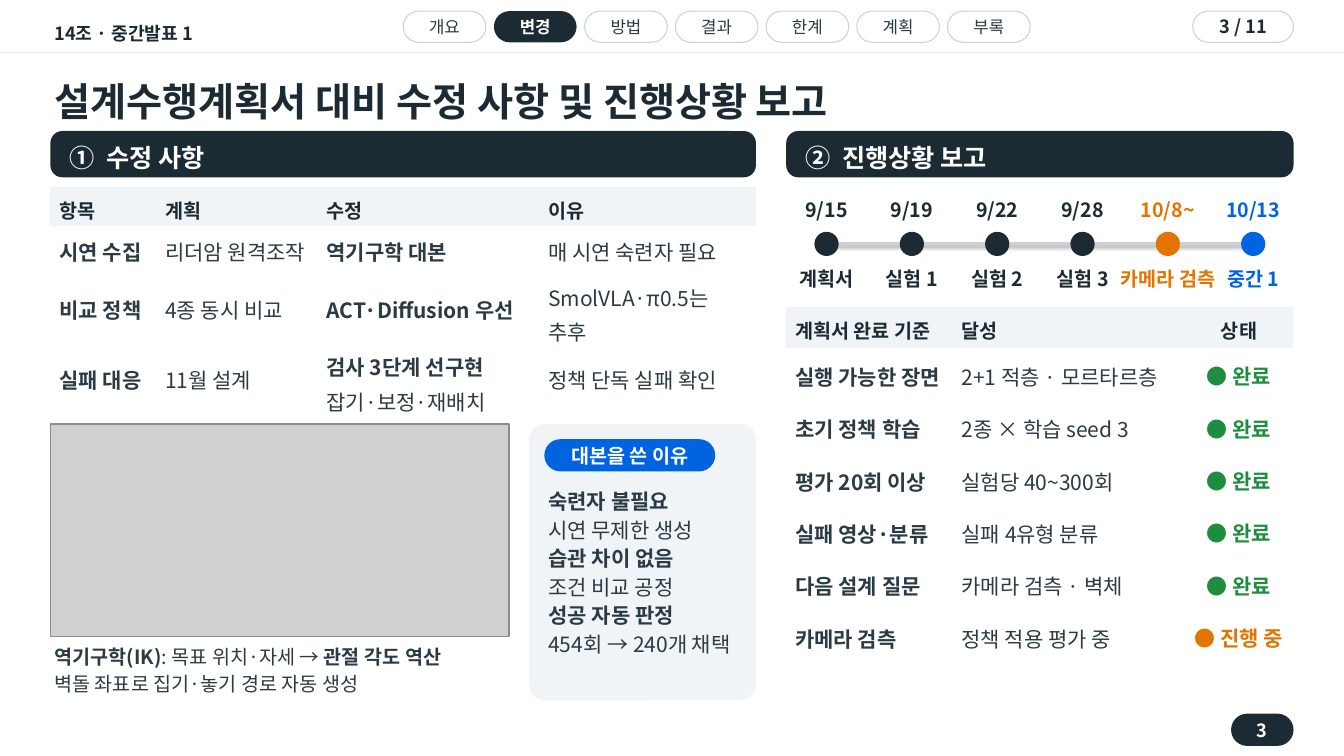
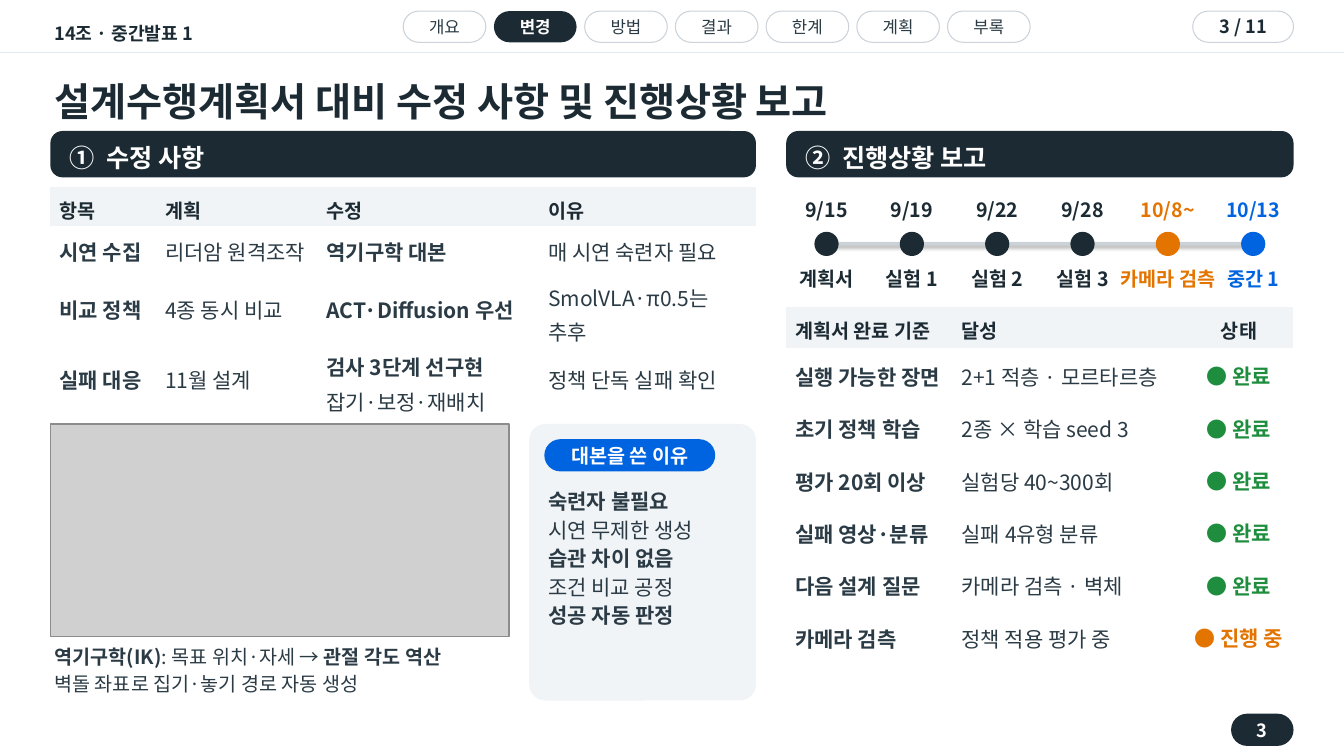
Before and after one commit to wonyoungjacob/masonry-IL-capstone, a slide deck: slide 3 of 01_사기설/중간발표1/중간발표1_v10_20261011.pptx. Drawn at 1344x756 pixels with LibreOffice and Linux fonts; fonts in the diff are those of the drawing; grey boxes stand for pictures. Boxes give left, top, right and bottom in pixels: in the first picture for what was removed or moved away, otherwise in the second. Text is boxed around its words. In the diff, an @@ line names an element or a change of style, - is before the commit and + after.

```diff
--- a/01_사기설/중간발표1/중간발표1_v10_20261011.pptx
+++ b/01_사기설/중간발표1/중간발표1_v10_20261011.pptx
@@ text at <box>548,634,731,654</box>: paragraph removed @@
-454회 → 240개 채택
```
Also in this commit, not shown: 1 other slide changed, 5 other files.
